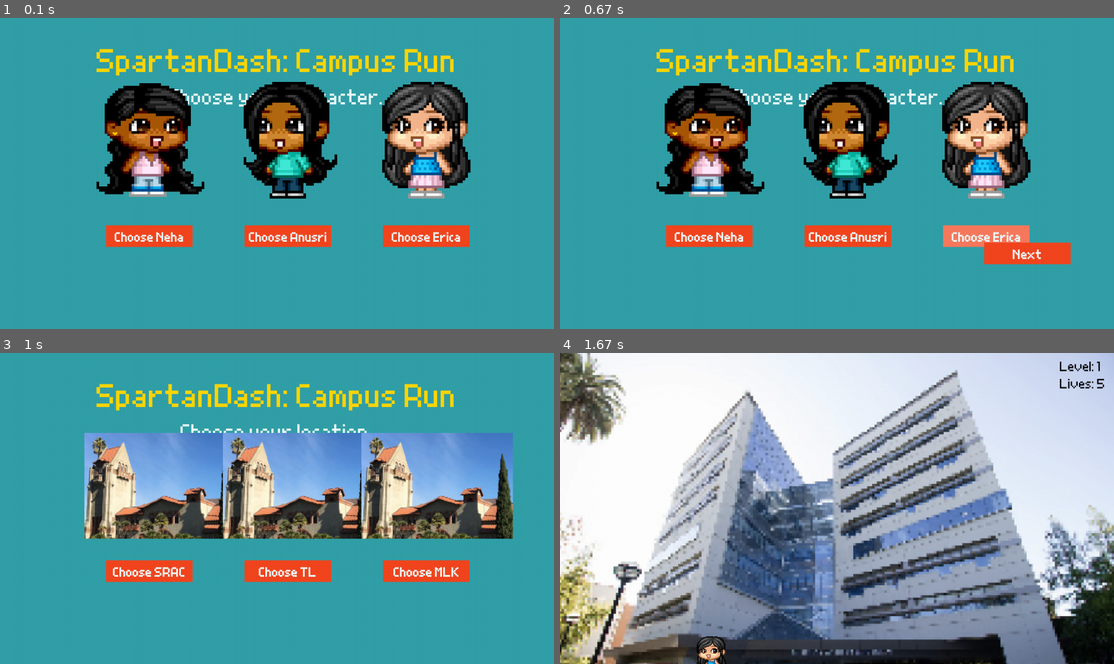
Above: before the commit, frames 1-4 (two rows, left to right).
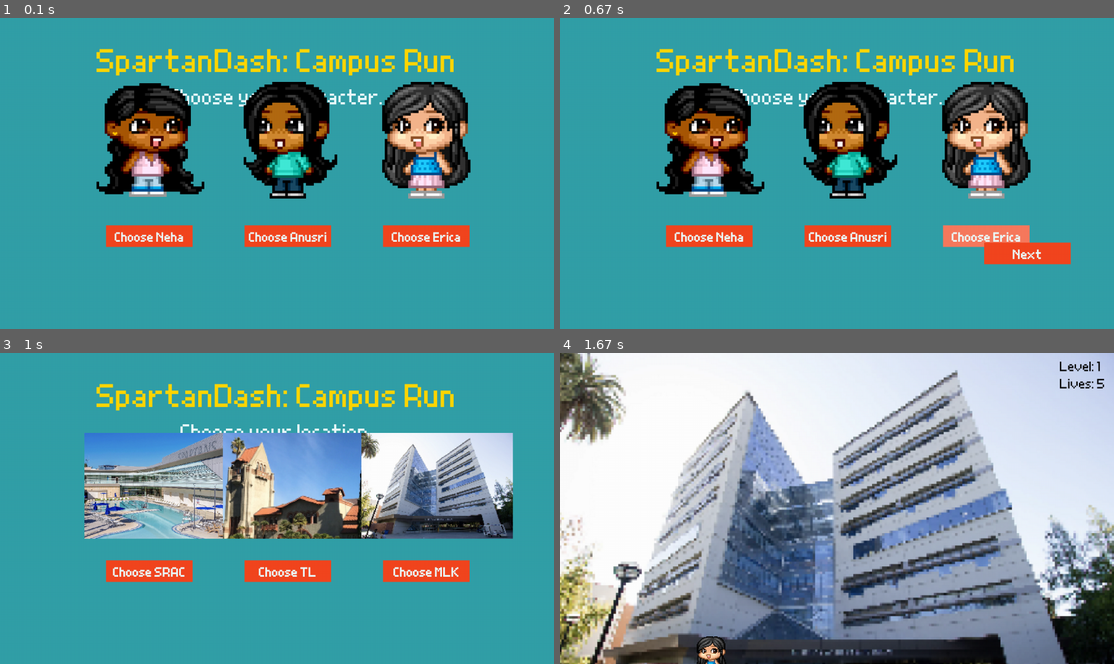
Above: after the commit, the same moments.

Repository: anusrichavali/CS122_PyGame
Game: pygame game, started from main.py
Two runs of this game, one before a commit and one after it. Both use one fixed random seed, a clock stepped at 60 frames per second and the inputs below.
Inputs (mouse positions are in pixels of both pictures, inside the frame that each line leads up to):
- Up to frame 1 (0.1 s): no input
- Up to frame 2 (0.67 s): click (986, 235) at 0.38 s
- Up to frame 3 (1 s): click (465, 589) at 0.72 s
- Up to frame 4 (1.67 s): click (997, 570) at 1.05 s; click (1036, 589) at 1.38 s

Frames 1-2 are identical in both runs. In frame 3, 17% of the frame differs, in the area x 15-93%, y 25-60%; in frame 4, nothing differs.

Commit message:
location images

Diff:
--- a/choose_locations.py
+++ b/choose_locations.py
@@ -33,8 +33,12 @@
 
 #load sprite images and resize them
 DEFAULT_SIZE = (350, 245)
-temp_img = pygame.image.load("resources/tower_lawn.jpeg")
-temp_img = pygame.transform.scale(temp_img, DEFAULT_SIZE)
+tl_img = pygame.image.load("resources/tower_lawn.jpeg")
+tl_img = pygame.transform.scale(tl_img, DEFAULT_SIZE)
+srac_img = pygame.image.load("resources/srac.png")
+srac_img = pygame.transform.scale(srac_img, DEFAULT_SIZE)
+mlk_img = pygame.image.load("resources/mlk.png")
+mlk_img = pygame.transform.scale(mlk_img, DEFAULT_SIZE)
 
 #initialize variables before running the choose_locations page
 def run():
@@ -94,9 +98,9 @@
         screen.blit(choose_mlk[0], (choose_mlk[3].x, choose_mlk[3].y))
 
         #while the program is running, display the location images on the screen
-        screen.blit(temp_img, (choose_srac[3].x - 50, choose_srac[3].y - temp_img.get_height() - 50))
-        screen.blit(temp_img, (choose_tl[3].x - 50, choose_tl[3].y - temp_img.get_height() - 50))
-        screen.blit(temp_img, (choose_mlk[3].x - 50, choose_mlk[3].y - temp_img.get_height() - 50))
+        screen.blit(srac_img, (choose_srac[3].x - 50, choose_srac[3].y - srac_img.get_height() - 50))
+        screen.blit(tl_img, (choose_tl[3].x - 50, choose_tl[3].y - tl_img.get_height() - 50))
+        screen.blit(mlk_img, (choose_mlk[3].x - 50, choose_mlk[3].y - mlk_img.get_height() - 50))
 
 
         #screen.blit(background_img, (0, screen_info.current_h/2))
--- a/selected_character.txt
+++ b/selected_character.txt
@@ -1 +1 @@
-Erica
+Anusri
